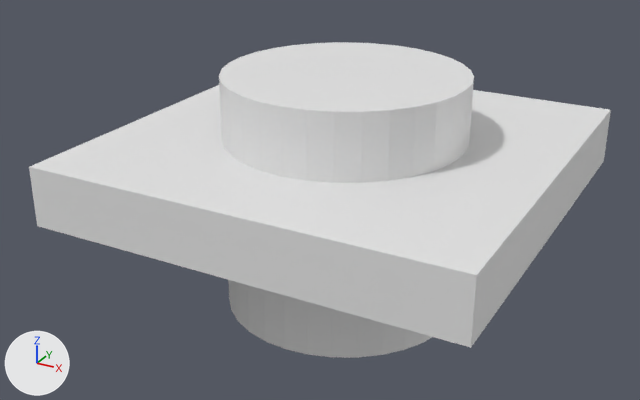
An edit to the glTF model assets/RoundGrinder_With_Base.glb, drawn before and after from the same camera.
Before and after are seen from a 50 mm camera at (43.0, -84.0, 40.0) aimed at (-2.2, -1.8, -1.1). Every picture has the same lights, and +X, +Y and +Z are marked at lower left. Where no turn or scale is listed for an object, it has been applied to the vertices.
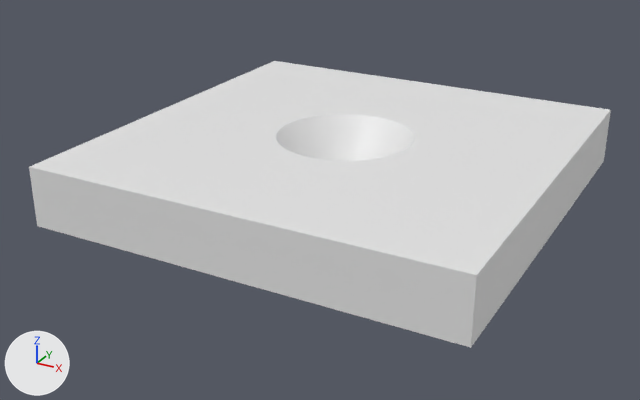
Location of each change, [x1, y1, x2, y2] in pixels of the pictures (640 x 400 px):
'Cylinder.001', deleted
    before: [219, 42, 474, 358]
'MeatFunnel', unchanged, uncovered by the edit
    after: [222, 99, 469, 183]

Diff of the bpy script that builds the scene:
```diff
--- a/assets/RoundGrinder_With_Base.glb.py
+++ b/assets/RoundGrinder_With_Base.glb.py
@@ ob_cylinder_001 @@
-ob_cylinder_001 = bpy.data.objects.new('Cylinder.001', me_cylinder_002)
-ob_cylinder_001.location = (0.0, 0.0, 0.0)
```
